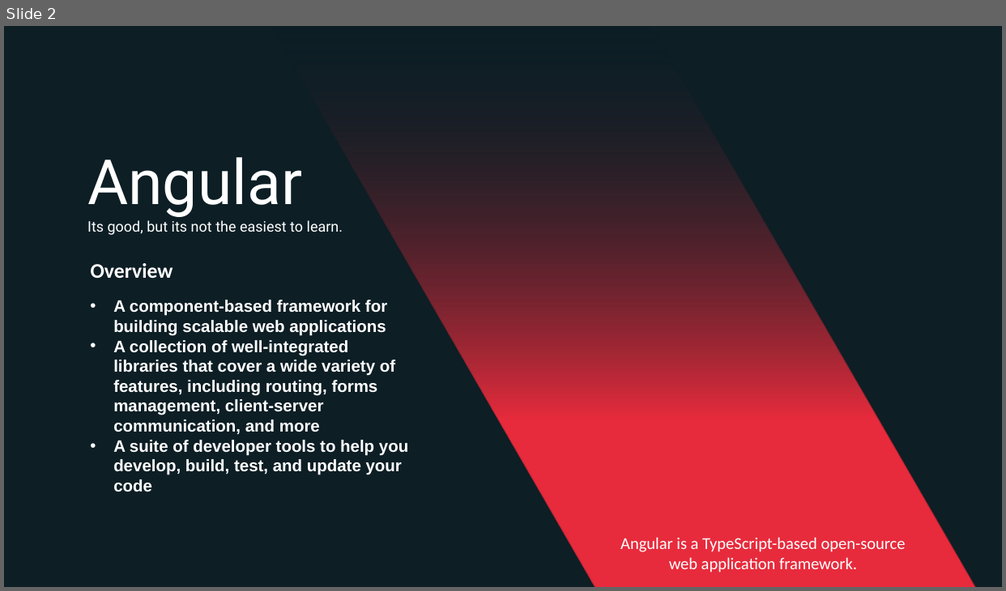
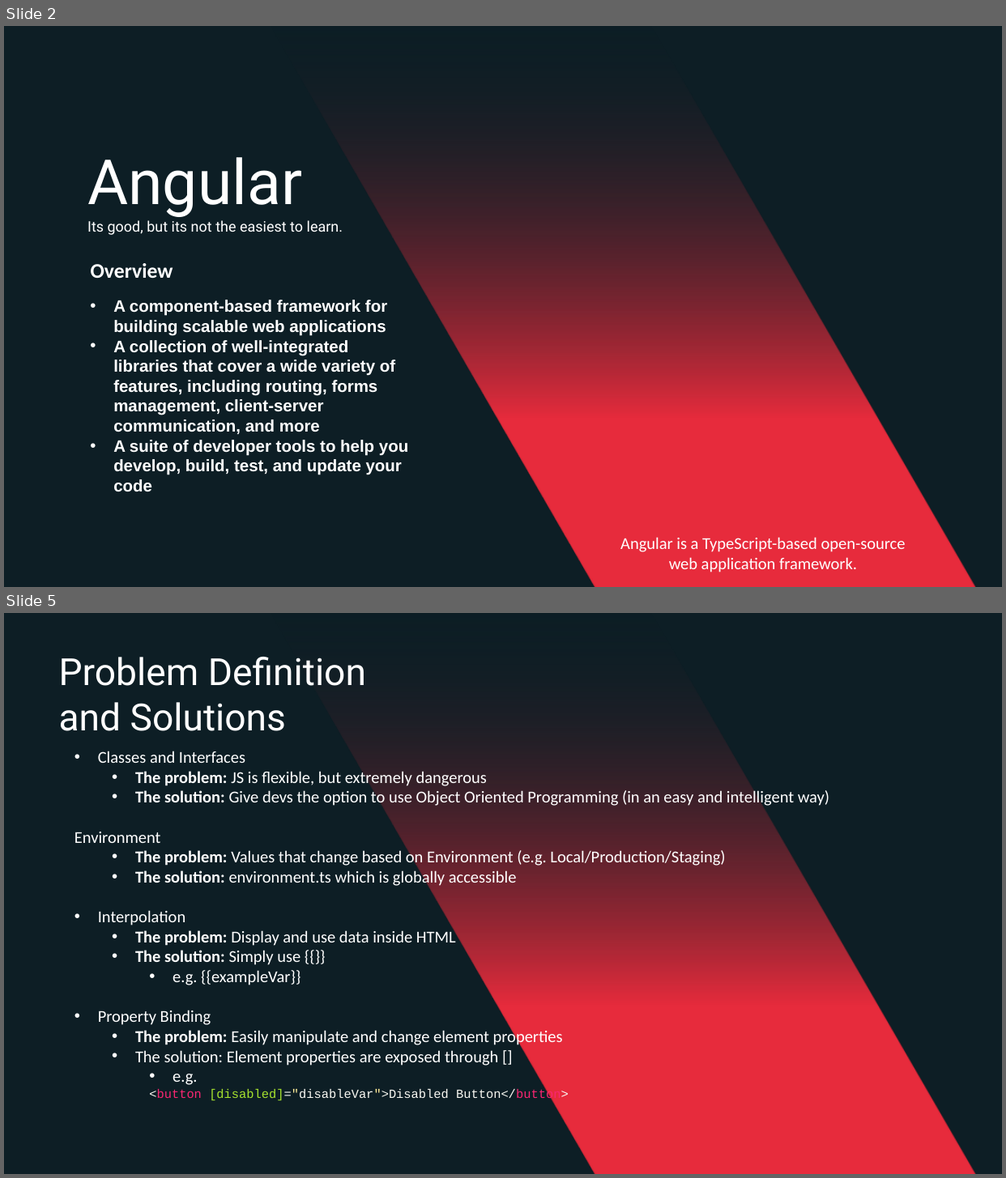
Before and after one commit to EliasKokkinos/Angular-Tutorials, a slide deck: documentation/Presentations/Angular the Basics.pptx. Shown one above the other, each under a label of ours: slide 2 before the commit, slides 2 and 5 after it; the slides between them are not shown. The pictures are 1006x591 and 1006x1178 pixels, drawn with LibreOffice and Linux fonts; fonts in the diff are those of the drawing. Boxes give left, top, right and bottom in pixels: in the first picture for what was removed or moved away, otherwise in the second. Text is boxed around its words. In the diff, an @@ line names an element or a change of style, - is before the commit and + after.

```diff
--- a/documentation/Presentations/Angular the Basics.pptx
+++ b/documentation/Presentations/Angular the Basics.pptx
@@ slide 5 added at bbox=[4, 613, 1002, 1174], background #FFFFFF; not listed: 1 template element that a slide beside it also shows @@
@@ freeform shape added at bbox=[270, 613, 976, 1174], fill gradient #0D1E25 to #E72B3C @@
@@ text added at bbox=[59, 657, 366, 731], 36 pt, text #FFFFFF @@
+Problem Definition and Solutions
@@ text added at bbox=[74, 751, 829, 1101], 16 pt, text #FFFFFF @@
+• Classes and Interfaces
+  • The problem: JS is flexible, but extremely dangerous
+  • The solution: Give devs the option to use Object Oriented Programming (in an easy and intelligent way)
+Environment
+  • The problem: Values that change based on Environment (e.g. Local/Production/Staging)
+  • The solution: environment.ts which is globally accessible
+• Interpolation
+  • The problem: Display and use data inside HTML
+  • The solution: Simply use {{}}
+    • e.g. {{exampleVar}}
+• Property Binding
+  • The problem: Easily manipulate and change element properties
+  • The solution: Element properties are exposed through []
+    • e.g.
+<button [disabled]="disableVar">Disabled Button</button>
```
Also in this commit, not shown: 4 other slides added, 2 slides removed, 7 other files.
